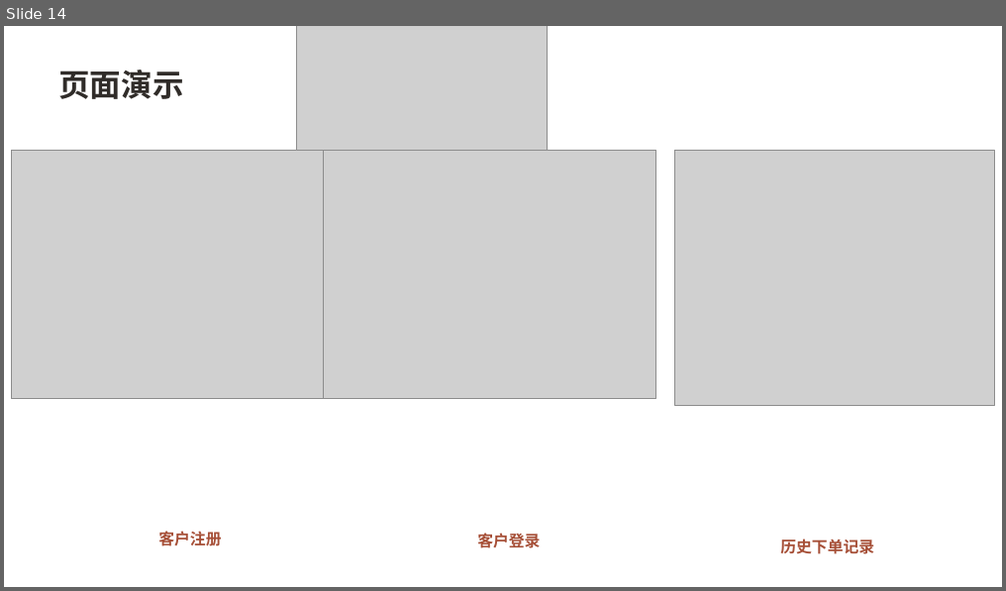
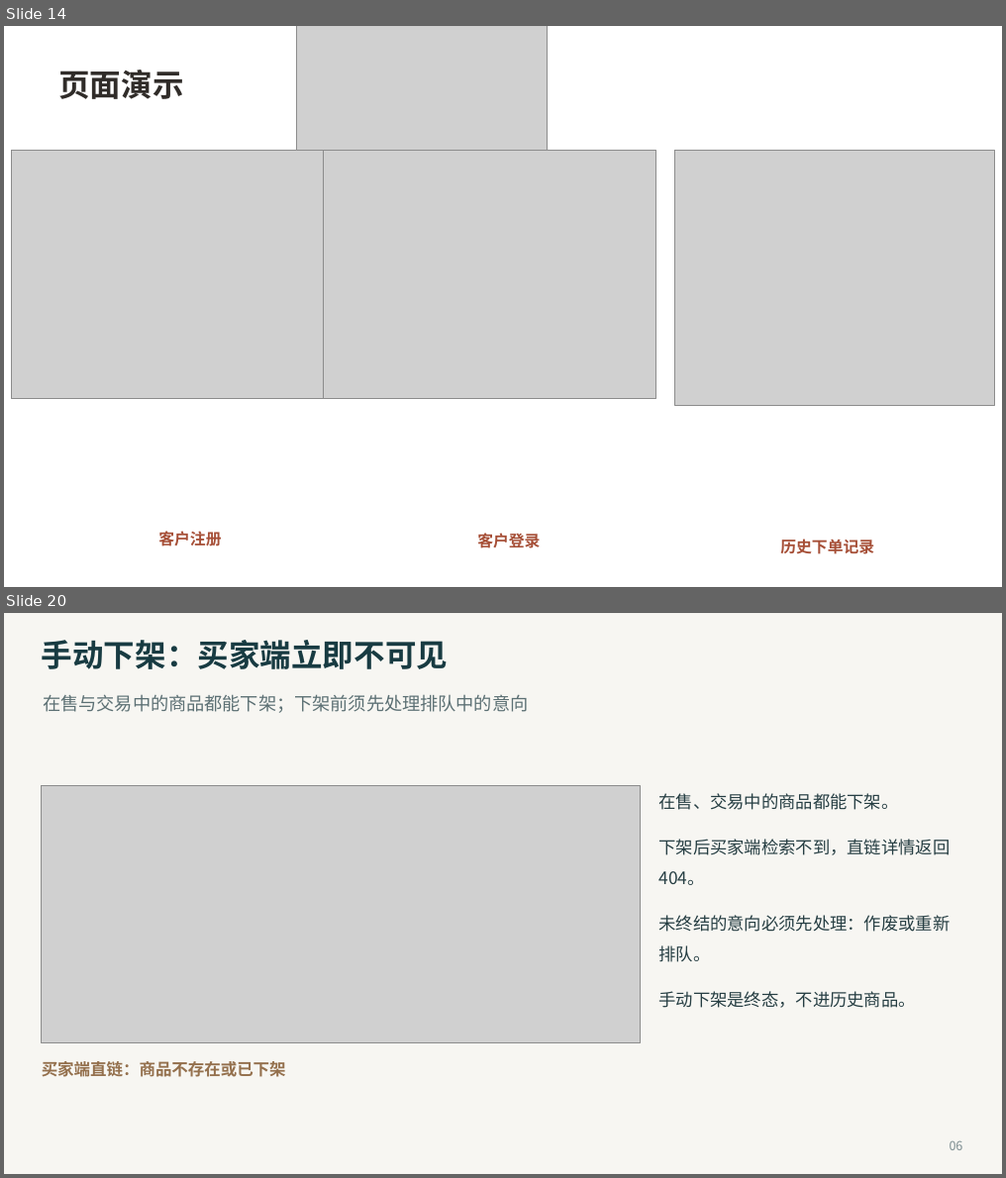
Before and after one commit to hds556/se-course-project, a slide deck: ppt/第三次阶段性评审-在线购物系统.pptx. Shown one above the other, each under a label of ours: slide 14 before the commit, slides 14 and 20 after it; the slides between them are not shown. The pictures are 1006x591 and 1006x1178 pixels, drawn with LibreOffice and Linux fonts; fonts in the diff are those of the drawing; grey boxes stand for pictures. Boxes give left, top, right and bottom in pixels: in the first picture for what was removed or moved away, otherwise in the second. Text is boxed around its words. In the diff, an @@ line names an element or a change of style, - is before the commit and + after.

```diff
--- a/ppt/第三次阶段性评审-在线购物系统.pptx
+++ b/ppt/第三次阶段性评审-在线购物系统.pptx
@@ slide 20 added at (4, 613, 1002, 1174), background #FFFFFF @@
@@ rectangle added at (4, 613, 1002, 1173), fill #F7F6F2 @@
@@ text added at (42, 640, 448, 669), 22.5 pt, text #183B42, bold @@
+手动下架：买家端立即不可见
@@ text added at (43, 694, 528, 713), 12.9 pt, text #5C7074 @@
+在售与交易中的商品都能下架；下架前须先处理排队中的意向
@@ picture added at (42, 785, 641, 1043) @@
@@ text added at (658, 793, 949, 1008), 12.4 pt, text #263E43 @@
+在售、交易中的商品都能下架。
+下架后买家端检索不到，直链详情返回 404。
+未终结的意向必须先处理：作废或重新排队。
+手动下架是终态，不进历史商品。
@@ text added at (42, 1061, 286, 1077), 11.8 pt, text #94704D, bold @@
+买家端直链：商品不存在或已下架
@@ text added at (949, 1141, 963, 1151), 9 pt, text #7C8D90 @@
+06
```
Also in this commit, not shown: 6 other slides added, 1 slide removed.
